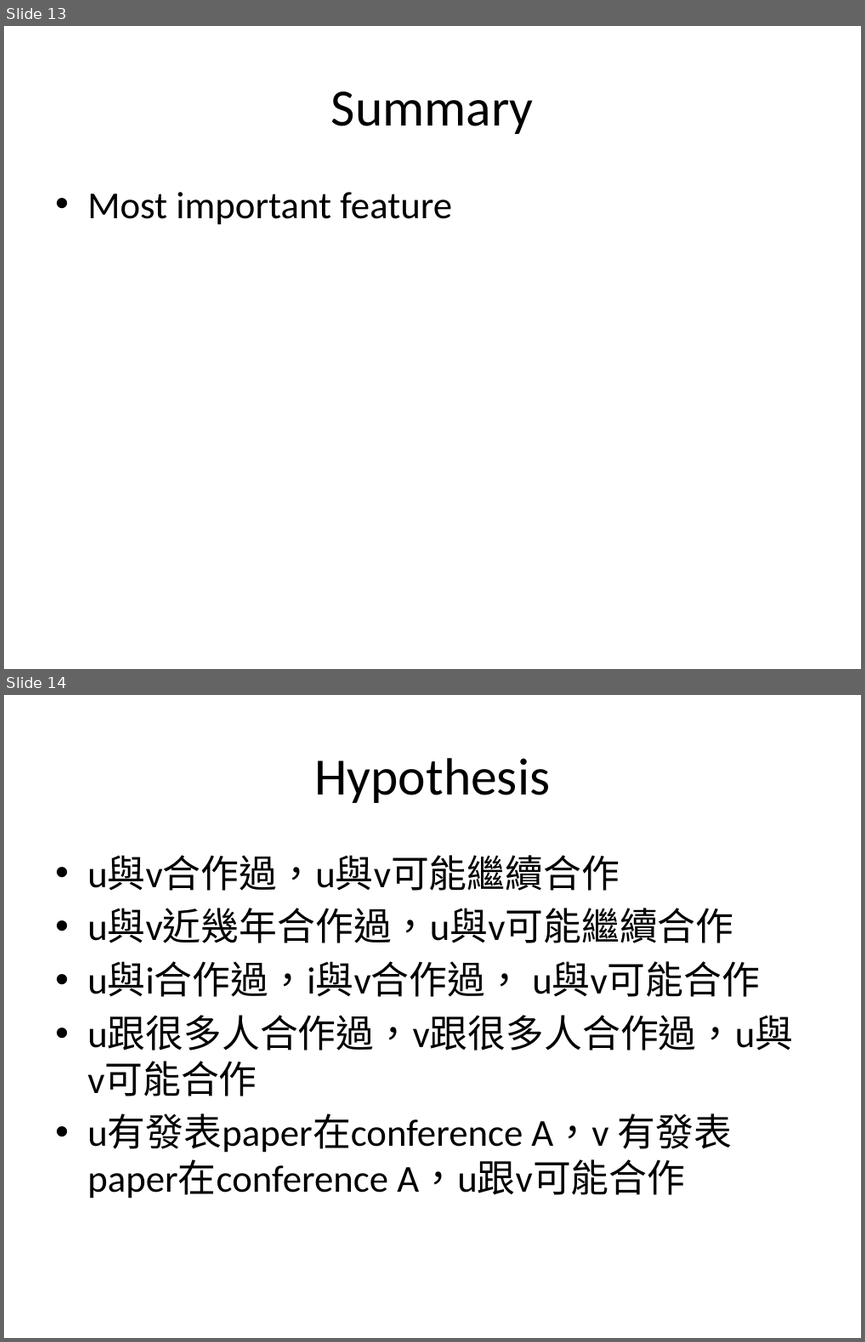
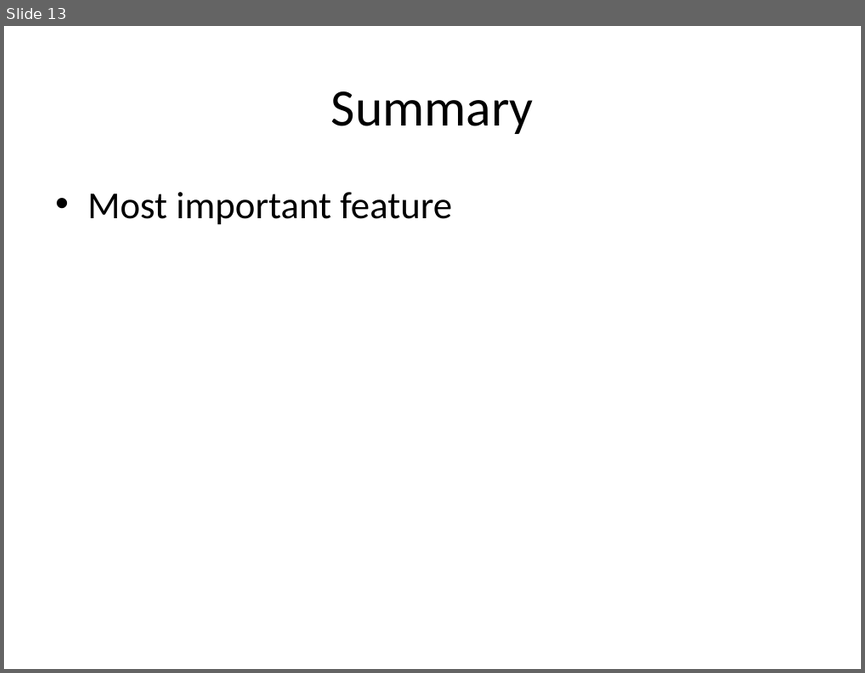
Before and after one commit to yftung7/2014_DM_Project, a slide deck: Project/Readme_v2.pptx. Shown one above the other, each under a label of ours: slides 13 and 14 before the commit, slide 13 after it. The pictures are 865x1342 and 865x673 pixels, drawn with LibreOffice and Linux fonts; fonts in the diff are those of the drawing. Boxes give left, top, right and bottom in pixels: in the first picture for what was removed or moved away, otherwise in the second. Text is boxed around its words. In the diff, an @@ line names an element or a change of style, - is before the commit and + after.

```diff
--- a/Project/Readme_v2.pptx
+++ b/Project/Readme_v2.pptx
@@ slide 14 removed at (4,695,861,1338), background #C7EDCC @@
@@ title removed at (314,758,550,803) @@
-Hypothesis
@@ text removed at (87,856,793,1198) @@
-• u與v合作過，u與v可能繼續合作
-• u與v近幾年合作過，u與v可能繼續合作
-• u與i合作過，i與v合作過， u與v可能合作
-• u跟很多人合作過，v跟很多人合作過，u與v可能合作
-• u有發表paper在conference A，v 有發表paper在conference A，u跟v可能合作
```
Also in this commit, not shown: 7 other slides removed.
